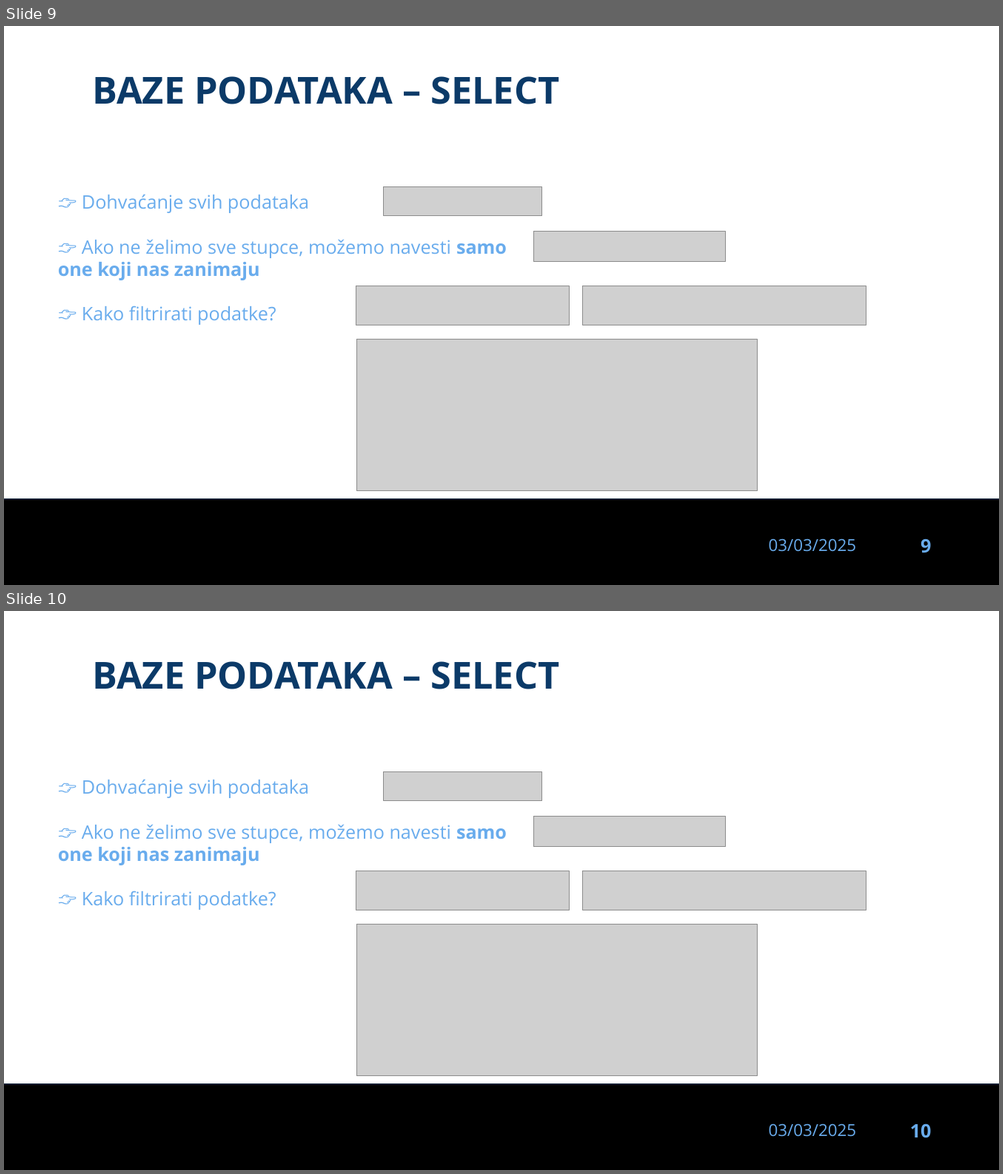
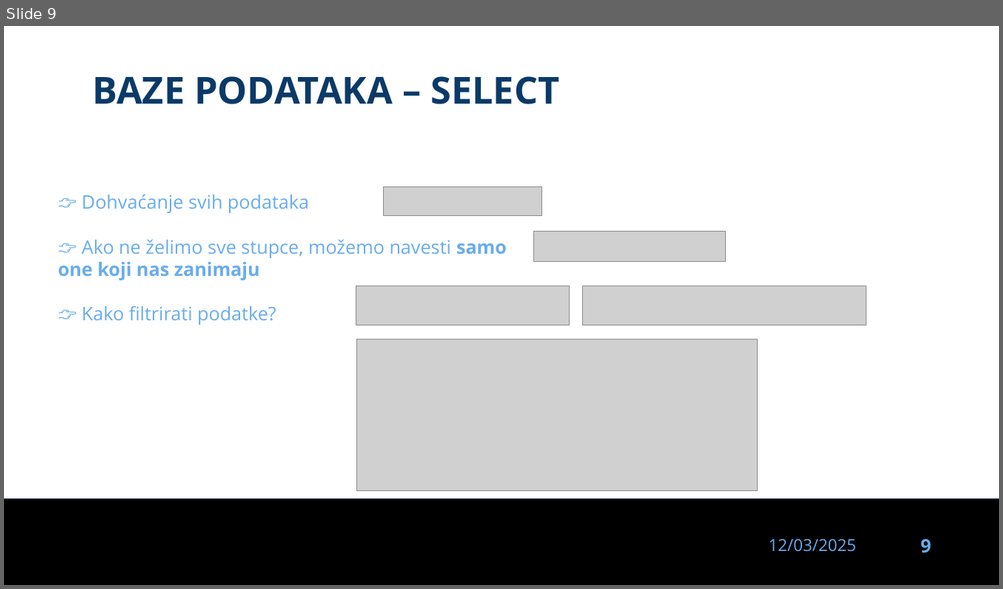
Before and after one commit to dinoDuvnjak/CTK, a slide deck: Bootcamp/DB-uvod/DB-uvod.pptx. Shown one above the other, each under a label of ours: slides 9 and 10 before the commit, slide 9 after it. The pictures are 1003x1174 and 1003x589 pixels, drawn with LibreOffice and Linux fonts; fonts in the diff are those of the drawing; grey boxes stand for pictures; background and template pictures are left out. Boxes give left, top, right and bottom in pixels: in the first picture for what was removed or moved away, otherwise in the second. Text is boxed around its words. In the diff, an @@ line names an element or a change of style, - is before the commit and + after.

```diff
--- a/Bootcamp/DB-uvod/DB-uvod.pptx
+++ b/Bootcamp/DB-uvod/DB-uvod.pptx
@@ slide 10 removed at [4,611,999,1170], background #FFFFFF; not listed: 3 template elements that a slide beside it also shows @@
@@ text removed at [92,661,559,689] @@
-BAZE PODATAKA – SELECT
@@ text removed at [58,779,506,910] @@
-👉 Dohvaćanje svih podataka
-👉 Ako ne želimo sve stupce, možemo navesti samo one koji nas zanimaju
-👉 Kako filtrirati podatke?
@@ picture removed at [383,772,541,801] @@
@@ picture removed at [534,817,726,848] @@
@@ picture removed at [356,871,569,910] @@
@@ picture removed at [583,871,867,910] @@
@@ picture removed at [357,924,757,1076] @@
@@ slide 9 changed as well @@
@@ text at [768,539,856,552]: text changed @@
-03/03/2025
+12/03/2025
```
Also in this commit, not shown: 30 other slides changed, 9 other files.
